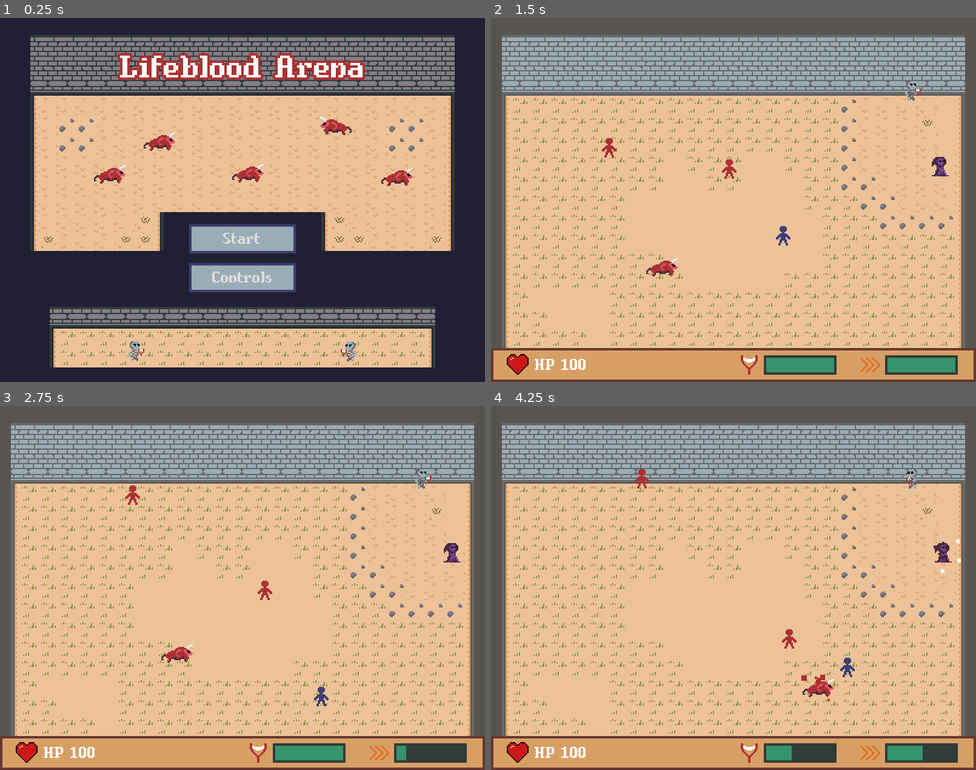
Above: before the commit, frames 1-4 (two rows, left to right).
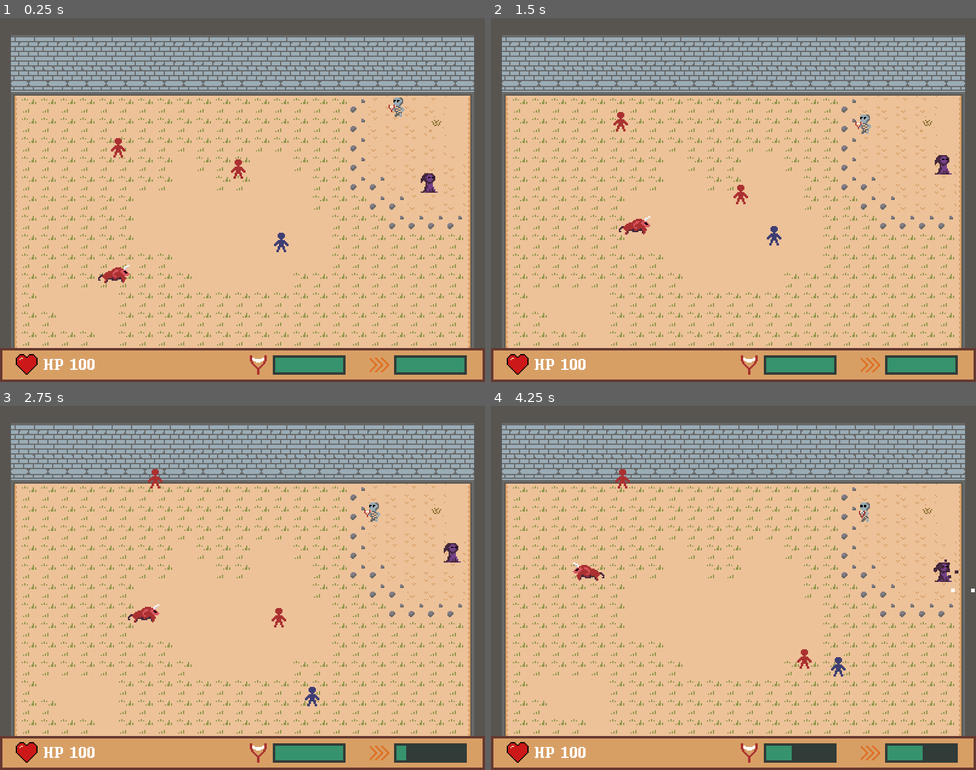
Above: after the commit, the same moments.

Repository: svntax/LD44-YLIC
Game: Godot game, scene res://Scenes/gameplay.tscn
Two runs of this game, one before a commit and one after it. Both use one fixed random seed, a clock stepped at 60 frames per second and the inputs below. Before the commit the project starts from res://Scenes/main_menu.tscn.
Inputs (mouse positions are in pixels of both pictures, inside the frame that each line leads up to):
- Up to frame 1 (0.25 s): no input
- Up to frame 2 (1.5 s): click (733, 240) at 0.5 s, where only the run before the commit has a clickable "Start"; move the mouse to (840, 181) at 1.27 s; hold D (MOVE_RIGHT) from 1.28 s (still down); click (840, 181) at 1.35 s
- Up to frame 3 (2.75 s): move the mouse to (145, 606) at 2.02 s; release D (MOVE_RIGHT) at 2.03 s; hold S (MOVE_DOWN) from 2.03 s (still down); tap Space (DASH) at 2.1 s
- Up to frame 4 (4.25 s): move the mouse to (782, 507) at 2.77 s; release S (MOVE_DOWN) at 2.78 s; hold D (MOVE_RIGHT) 2.78-3.53 s; right-click (782, 507) at 2.85 s; move the mouse to (709, 660) at 3.52 s; hold W (MOVE_UP) from 3.53 s (still down); click (709, 660) at 3.6 s

The runs differ from the first frame. In frame 1, 68% of the frame differs, in the area x 0-100%, y 0-100%; in frame 2, 1.0%; in frame 3, 0.9%; in frame 4, 1.3%.

Commit message:
Add randomized enemy movement

Diff:
--- a/Scenes/caster.tscn
+++ b/Scenes/caster.tscn
@@ -28,6 +28,7 @@
 gravity = Vector3( 0, 0, 0 )
 initial_velocity = 70.0
 initial_velocity_random = 0.5
+angular_velocity = 1.05
 orbit_velocity = 1.5
 orbit_velocity_random = 0.0
 scale = 3.0
@@ -39,6 +40,7 @@
 spread = 0.0
 gravity = Vector3( 0, 0, 0 )
 initial_velocity = 100.0
+angular_velocity = -1.#QNAN
 orbit_velocity = 1.0
 orbit_velocity_random = 0.0
 scale = 3.0
--- a/Scripts/archer.gd
+++ b/Scripts/archer.gd
@@ -19,7 +19,8 @@
 onready var contact_damage = 3;
 onready var PROJECTILE_DAMAGE = 3;
 
-onready var RANDOM_MOVE_COOLDOWN = 3;
+onready var RANDOM_MOVE_LOW = 1.5;
+onready var RANDOM_MOVE_COOLDOWN = 3.5;
 onready var random_move_cooldown = 0;
 onready var RANDOM_MOVE_DURATION = 1;
 onready var random_move_ttl = 0;
--- a/Scripts/bull_controls.gd
+++ b/Scripts/bull_controls.gd
@@ -30,6 +30,8 @@
 onready var random_move_duration = 0;
 onready var random_move_direction;
 onready var true_position;
+onready var random_move_low = 1.5;
+onready var random_move_high = 2.5;
 
 onready var arena = get_tree().get_nodes_in_group("Arenas")[0]
 onready var STARTING_HEALTH = 15;
@@ -145,7 +147,7 @@
             random_move_duration -= delta;
             if random_move_duration <= 0:
                 random_moving = false;
-                random_move_cooldown = 2;
+                random_move_cooldown = rand_range(random_move_low, random_move_high);
             else:
                 get_node("Sprite").set_flip_h(random_move_direction.x > 0)
                 self.move_and_slide(random_move_direction.normalized() * moveSpeed)
--- a/Scripts/caster.gd
+++ b/Scripts/caster.gd
@@ -6,7 +6,8 @@
 onready var moveSpeed = 32
 onready var player = get_tree().get_nodes_in_group("Players")[0]
 
-onready var RANDOM_MOVE_COOLDOWN = 3;
+onready var RANDOM_MOVE_LOW = 1;
+onready var RANDOM_MOVE_HIGH = 3.5;
 onready var random_move_cooldown = 0;
 onready var RANDOM_MOVE_DURATION = 1;
 onready var random_move_ttl = 0;
@@ -110,7 +111,7 @@
     if random_move_ttl > 0:
         random_move_ttl -= delta;
         if random_move_ttl <= 0:
-            random_move_cooldown = RANDOM_MOVE_COOLDOWN;
+            random_move_cooldown = rand_range(RANDOM_MOVE_LOW, RANDOM_MOVE_HIGH);
 
     if dist.length() < AGGRO_RANGE:
         faceThePlayer()
--- a/project.godot
+++ b/project.godot
@@ -15,8 +15,8 @@
 
 [application]
 
-config/name="Lifeblood Arena"
-run/main_scene="res://Scenes/main_menu.tscn"
+config/name="LudumDare44"
+run/main_scene="res://Scenes/gameplay.tscn"
 config/icon="res://icon.png"
 
 [autoload]
